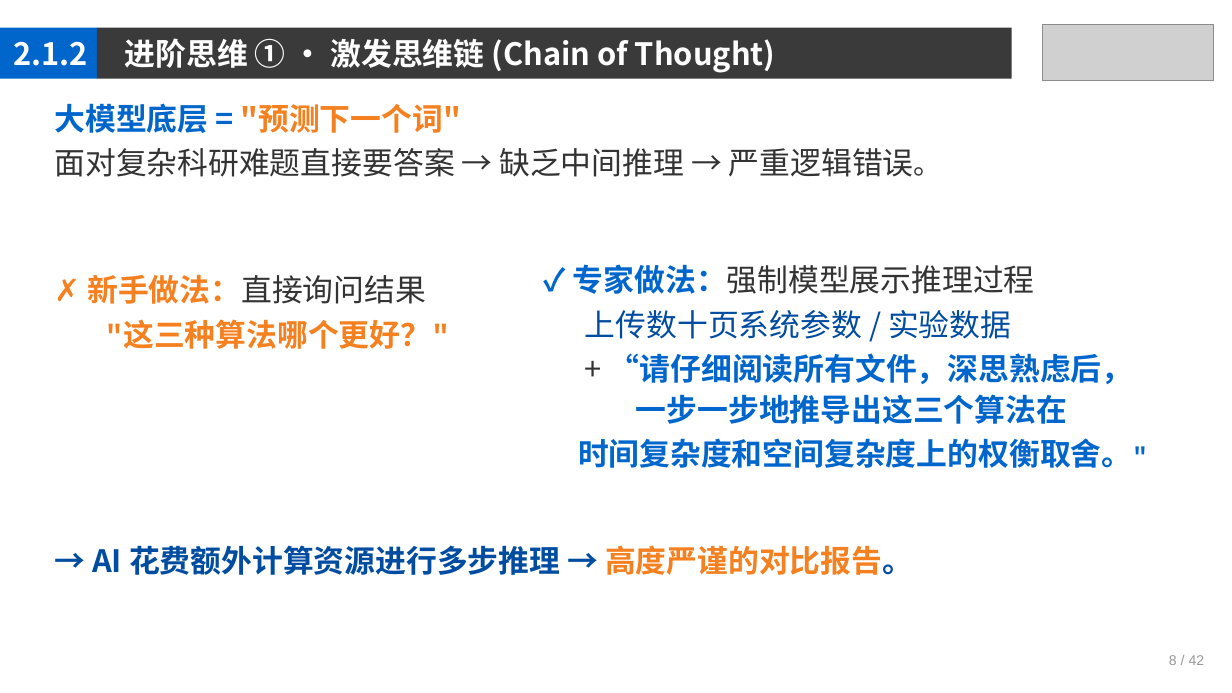
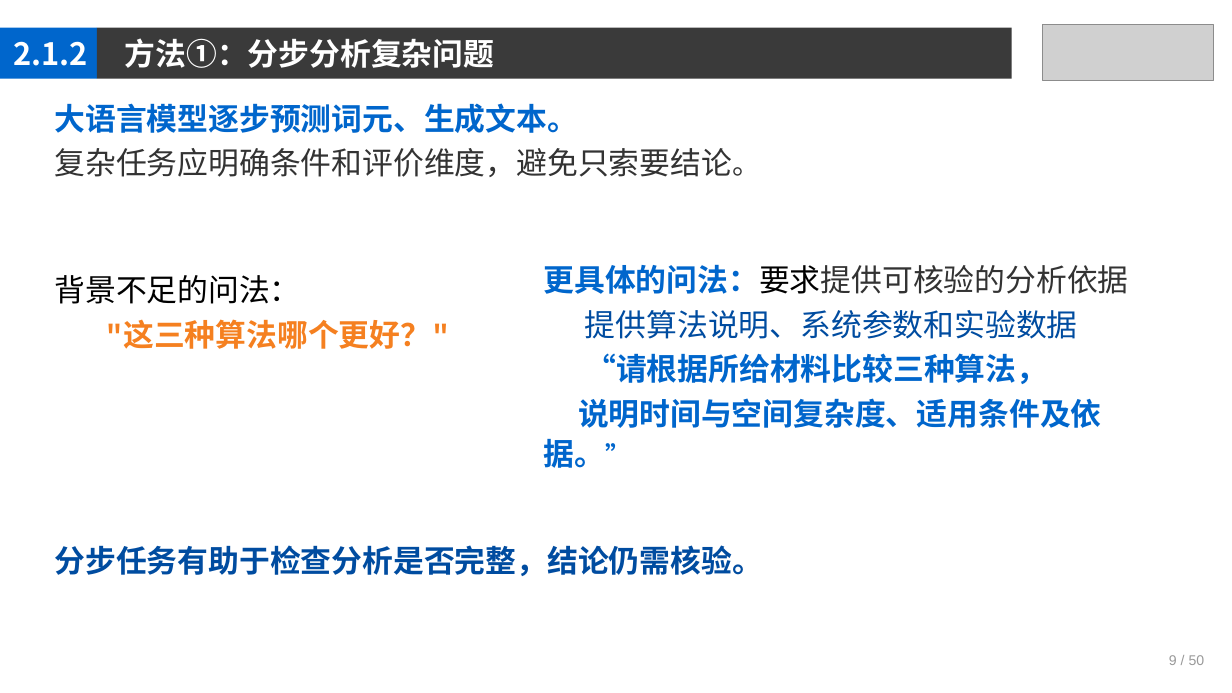
Before and after one commit to jpqiang/AIGC, a slide deck: slide 9 of 课件/第2章.pptx. Drawn at 1232x693 pixels with LibreOffice and Linux fonts; fonts in the diff are those of the drawing; grey boxes stand for pictures. Boxes give left, top, right and bottom in pixels: in the first picture for what was removed or moved away, otherwise in the second. Text is boxed around its words. In the diff, an @@ line names an element or a change of style, - is before the commit and + after.

```diff
--- a/课件/第2章.pptx
+++ b/课件/第2章.pptx
@@ text at bbox=[125, 38, 495, 68]: text changed @@
-进阶思维 ① · 激发思维链 (Chain of Thought)
+方法①：分步分析复杂问题
@@ text at bbox=[54, 103, 760, 304]: text changed @@
-大模型底层 = "预测下一个词"
-面对复杂科研难题直接要答案 → 缺乏中间推理 → 严重逻辑错误。
-✗ 新手做法：直接询问结果
+大语言模型逐步预测词元、生成文本。
+复杂任务应明确条件和评价维度，避免只索要结论。
+背景不足的问法：
@@ text at bbox=[544, 264, 1129, 468]: text changed; font Courier New to Noto Sans CJK SC @@
-✓ 专家做法：强制模型展示推理过程
-上传数十页系统参数 / 实验数据
-+ “请仔细阅读所有文件，深思熟虑后， 一步一步地推导出这三个算法在
-时间复杂度和空间复杂度上的权衡取舍。"
+更具体的问法：要求提供可核验的分析依据
+提供算法说明、系统参数和实验数据
+“请根据所给材料比较三种算法，
+说明时间与空间复杂度、适用条件及依据。”
@@ text at bbox=[54, 545, 762, 576]: text changed @@
-→ AI 花费额外计算资源进行多步推理 → 高度严谨的对比报告。
+分步任务有助于检查分析是否完整，结论仍需核验。
@@ text at bbox=[1169, 655, 1205, 665]: text changed @@
-8 / 42
+9 / 50
```
Also in this commit, not shown: 47 other slides changed.
